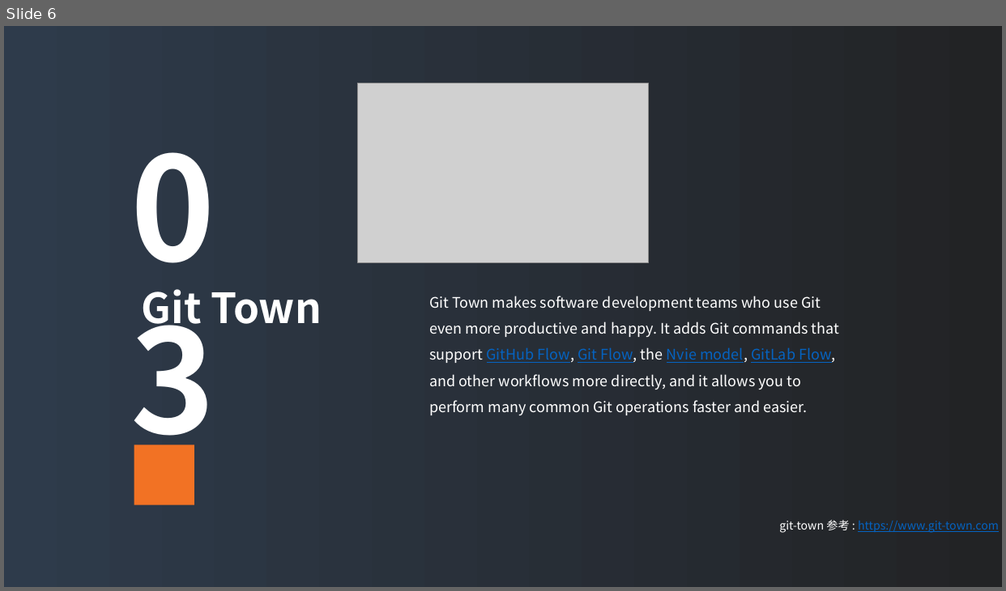
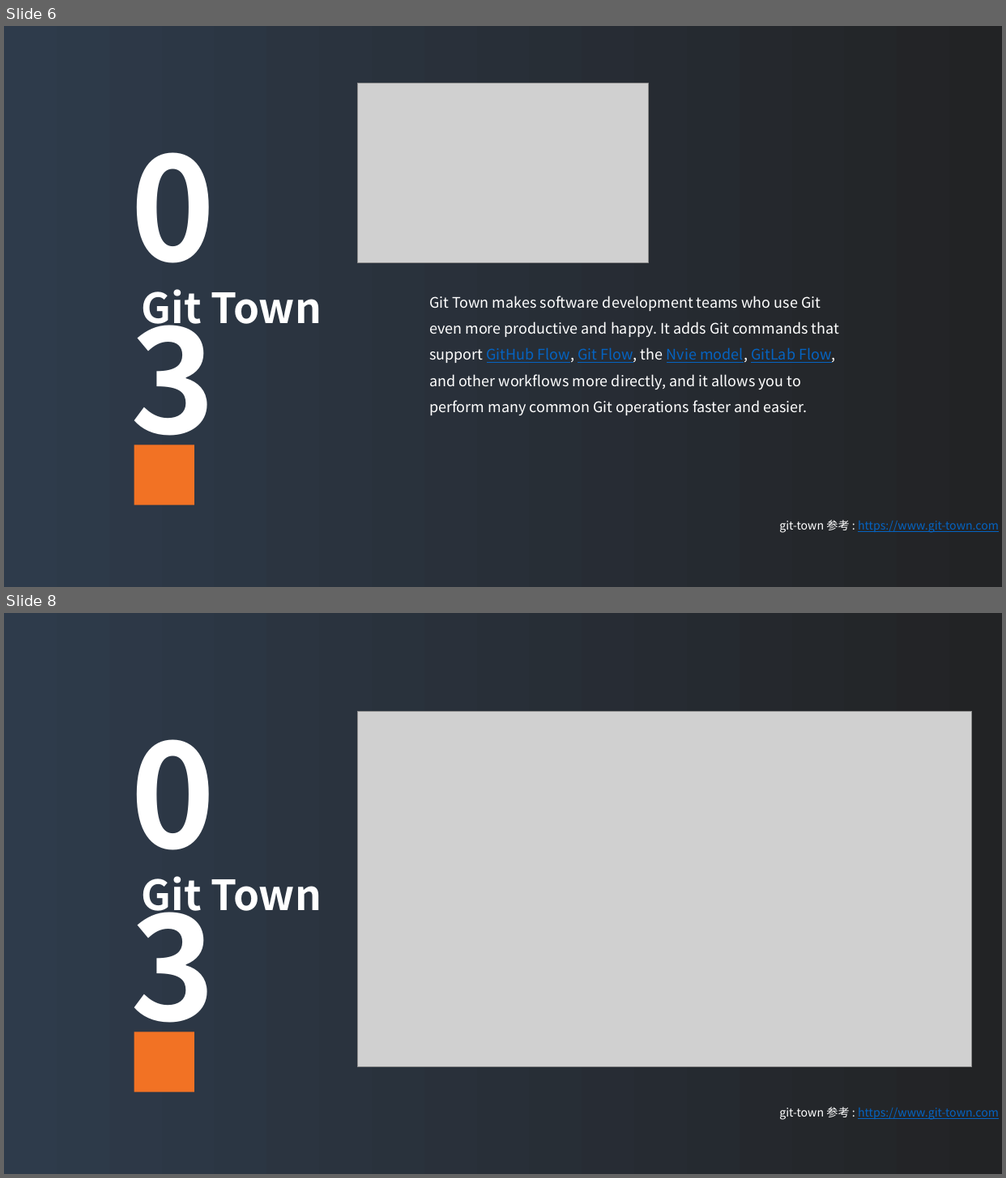
Before and after one commit to davych/monorepo-yarn-workspace-boilerplate, a slide deck: share.pptx. Shown one above the other, each under a label of ours: slide 6 before the commit, slides 6 and 8 after it; the slides between them are not shown. The pictures are 1006x591 and 1006x1178 pixels, drawn with LibreOffice and Linux fonts; fonts in the diff are those of the drawing; grey boxes stand for pictures. Boxes give left, top, right and bottom in pixels: in the first picture for what was removed or moved away, otherwise in the second. Text is boxed around its words. In the diff, an @@ line names an element or a change of style, - is before the commit and + after.

```diff
--- a/share.pptx
+++ b/share.pptx
@@ slide 8 added at [4, 613, 1002, 1174], background gradient #222325 to #2E3B4B @@
@@ text added at [124, 701, 296, 1057], 138 pt, text #FFFFFF, bold @@
+03
@@ picture added at [358, 711, 972, 1067] @@
@@ text added at [142, 876, 322, 921], 40 pt, text #FFFFFF, bold @@
+Git Town
@@ rectangle added at [134, 1033, 195, 1093], fill #F27224 @@
@@ text added at [779, 1107, 999, 1120], 11 pt, text #0563C1, underline @@
+git-town 参考 : https://www.git-town.com
```
Also in this commit, not shown: 4 slides changed, 1 other slide added, 1 other file.
